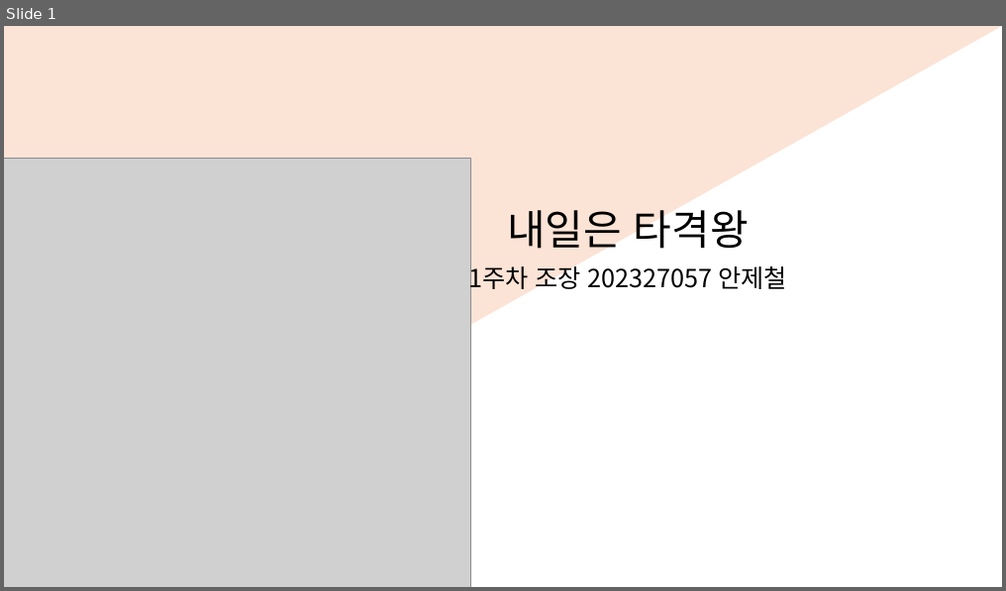
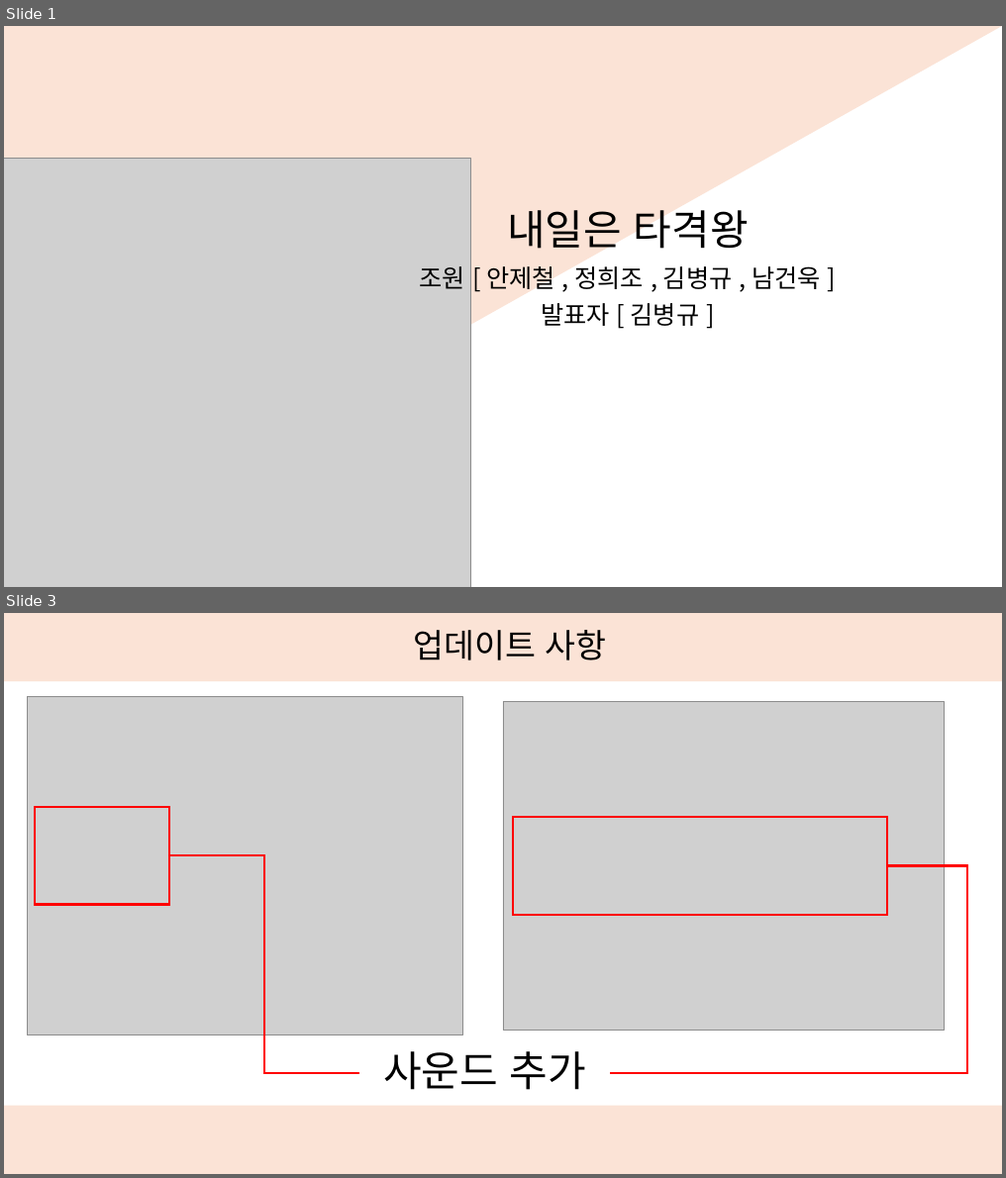
Before and after one commit to rakkung9776/PRBS, a slide deck: 내일은 타격왕.pptx. Shown one above the other, each under a label of ours: slide 1 before the commit, slides 1 and 3 after it; the slides between them are not shown. The pictures are 1006x591 and 1006x1178 pixels, drawn with LibreOffice and Linux fonts; fonts in the diff are those of the drawing; grey boxes stand for pictures; background and template pictures are left out. Boxes give left, top, right and bottom in pixels: in the first picture for what was removed or moved away, otherwise in the second. Text is boxed around its words. In the diff, an @@ line names an element or a change of style, - is before the commit and + after.

Commit message:
야호 발표 끝

```diff
--- a/내일은 타격왕.pptx
+++ b/내일은 타격왕.pptx
@@ slide 3 added at box(4, 613, 1002, 1174), background #FFFFFF @@
@@ rectangle added at box(4, 613, 1002, 682), fill #FBE3D6 @@
@@ title added at box(414, 630, 607, 661), 32 pt, text #000000 @@
+업데이트 사항
@@ picture added at box(27, 697, 463, 1035) @@
@@ picture added at box(503, 701, 944, 1031) @@
@@ rectangle added at box(35, 807, 169, 905), outline #FF0000 2.25 pt @@
@@ rectangle added at box(513, 817, 887, 916), outline #FF0000 2.25 pt @@
@@ elbow line added from (169, 856) to (359, 1073), #FF0000 2.25 pt @@
@@ elbow line added from (887, 866) to (610, 1073), #FF0000 2.25 pt @@
@@ text added at box(383, 1052, 586, 1090), 40 pt, text #000000 @@
+사운드 추가
@@ rectangle added at box(4, 1106, 1002, 1174), fill #FBE3D6 @@
@@ slide 1 changed as well @@
@@ subtitle at box(420, 262, 821, 326): text changed @@
-1주차 조장 202327057 안제철
+조원 [ 안제철 , 정희조 , 김병규 , 남건욱 ]
+발표자 [ 김병규 ]
```
Also in this commit, not shown: 7 other slides added, 5 slides removed, 17 other files.
